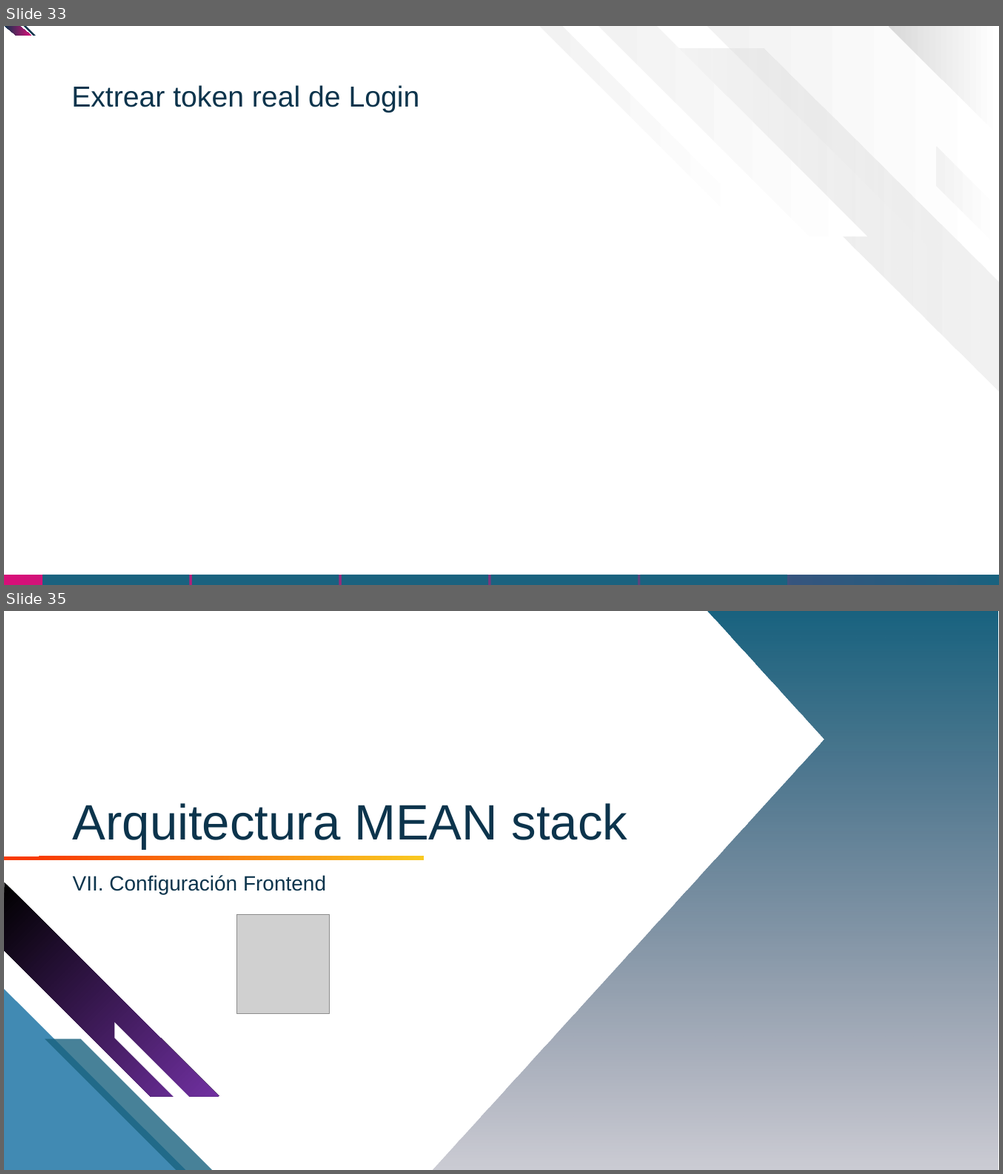
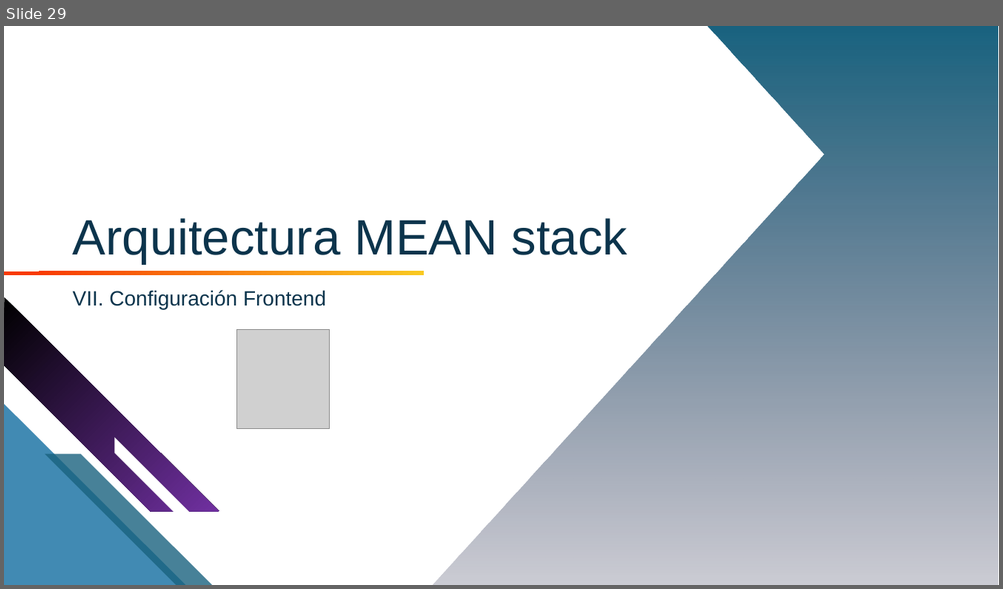
Before and after one commit to fararoni/curso.mean, a slide deck: Guía/MEAN Stack - Módulo 12. Autenticación (JWT).pptx. Shown one above the other, each under a label of ours: slides 33 and 35 before the commit, slide 29 after it; the slides between them are not shown. The pictures are 1003x1174 and 1003x589 pixels, drawn with LibreOffice and Linux fonts; fonts in the diff are those of the drawing; grey boxes stand for pictures; background and template pictures are left out. Boxes give left, top, right and bottom in pixels: in the first picture for what was removed or moved away, otherwise in the second. Text is boxed around its words. In the diff, an @@ line names an element or a change of style, - is before the commit and + after.

```diff
--- a/Guía/MEAN Stack - Módulo 12. Autenticación (JWT).pptx
+++ b/Guía/MEAN Stack - Módulo 12. Autenticación (JWT).pptx
@@ slide 33 removed at (4, 26, 999, 585), background #FFFFFF @@
@@ freeform shape removed at (5, 26, 31, 36) @@
@@ freeform shape removed at (23, 26, 35, 36) @@
@@ freeform shape removed at (540, 26, 750, 236) @@
@@ freeform shape removed at (599, 26, 868, 236) @@
@@ freeform shape removed at (708, 26, 999, 317) @@
@@ freeform shape removed at (888, 26, 999, 136) @@
@@ freeform shape removed at (654, 48, 999, 392) @@
@@ title removed at (71, 85, 420, 113) @@
-Extrear token real de Login
@@ freeform shape removed at (936, 146, 999, 248) @@
@@ rectangle removed at (4, 575, 999, 585) @@
@@ rectangle removed at (42, 575, 190, 585) @@
@@ rectangle removed at (192, 575, 339, 585) @@
@@ rectangle removed at (341, 575, 488, 585) @@
@@ rectangle removed at (490, 575, 637, 585) @@
@@ rectangle removed at (640, 575, 788, 585) @@
@@ rectangle removed at (790, 575, 936, 585) @@
@@ what was slide 35 is now slide 29 @@
```
Also in this commit, not shown: 5 other slides removed.
